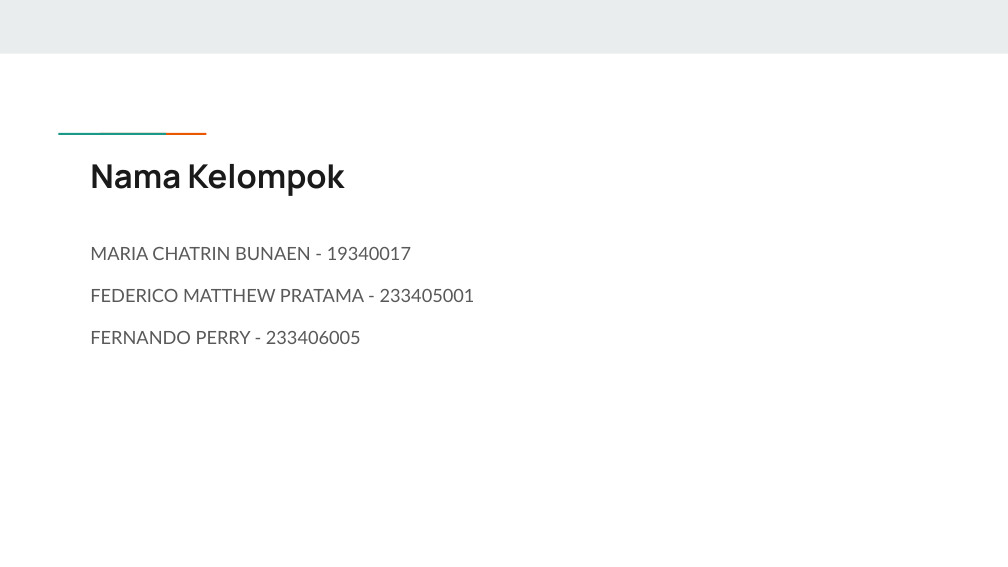
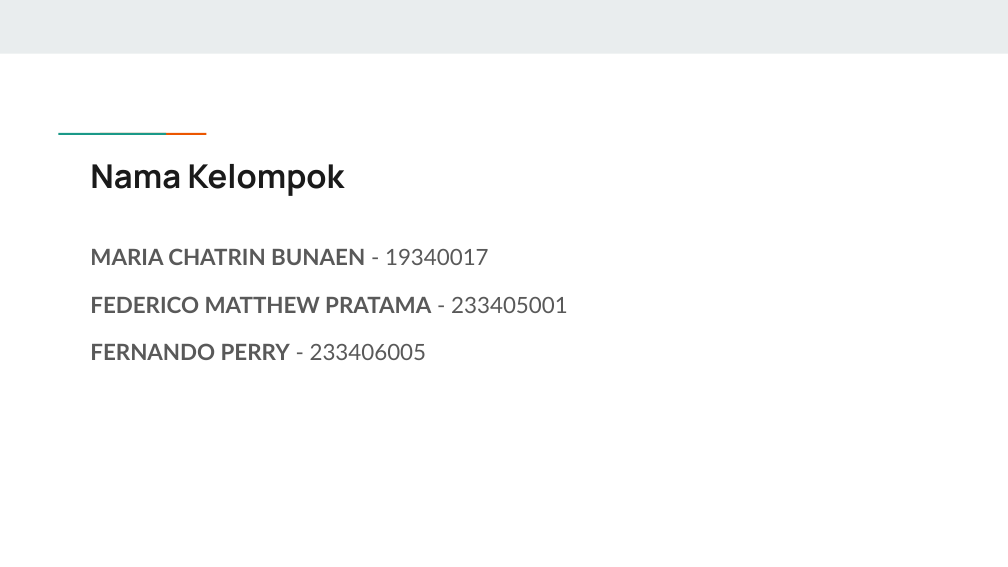
Before and after one commit to RepoGarage/federico-cv2, a slide deck: slide 2 of VISI_KOMPUTER_TRY_ALGORITHM.pptx. Drawn at 1008x567 pixels with LibreOffice and Linux fonts; fonts in the diff are those of the drawing. Boxes give left, top, right and bottom in pixels: in the first picture for what was removed or moved away, otherwise in the second. Text is boxed around its words. In the diff, an @@ line names an element or a change of style, - is before the commit and + after.

```diff
--- a/VISI_KOMPUTER_TRY_ALGORITHM.pptx
+++ b/VISI_KOMPUTER_TRY_ALGORITHM.pptx
@@ text "MARIA CHATRIN BUNAEN - 19340017" at (90, 248, 568, 360): size 13 to 16 pt; bold on in "MARIA CHATRIN BUNAEN", "FEDERICO MATTHEW PRATAMA", "FERNANDO PERRY" @@
```
Also in this commit, not shown: 7 other slides changed, 31 slides added, 44 slides removed, 15 other files.
